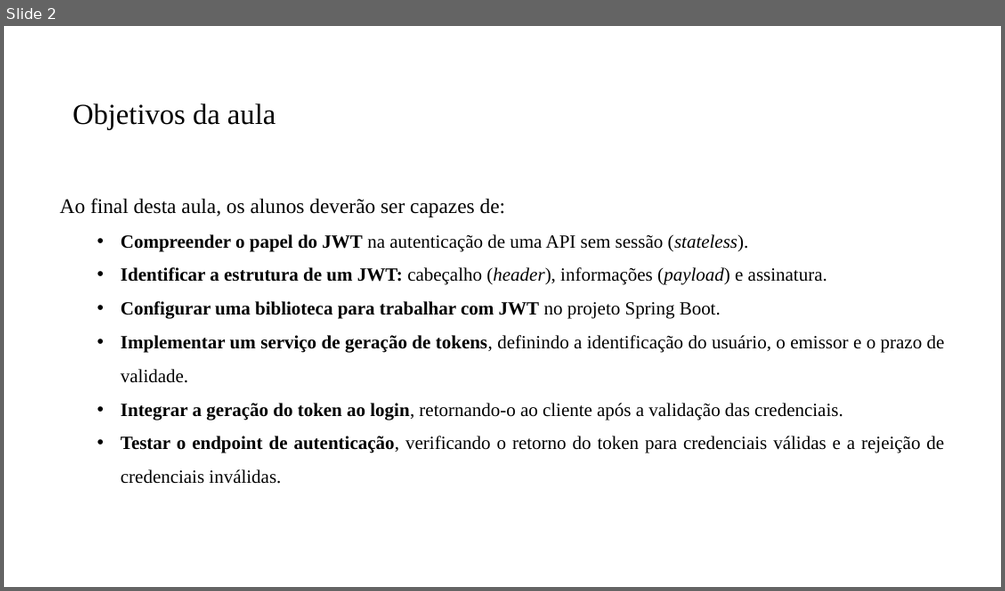
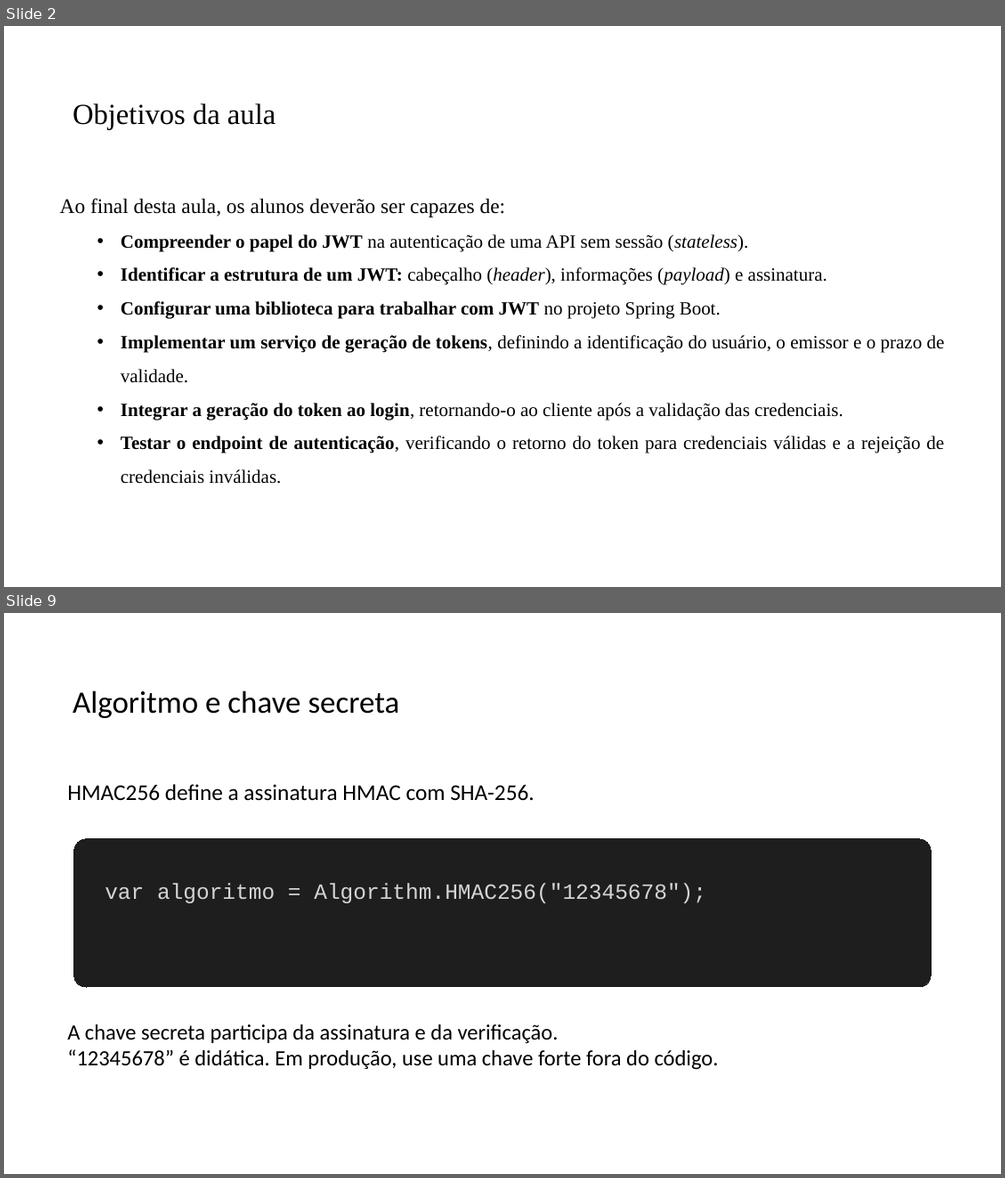
Before and after one commit to PedroMiho/UMC, a slide deck: engenharia-software/software-corporativo/boas-praticas/aula-07-JWT/spring-security.pptx. Shown one above the other, each under a label of ours: slide 2 before the commit, slides 2 and 9 after it; the slides between them are not shown. The pictures are 1005x591 and 1005x1178 pixels, drawn with LibreOffice and Linux fonts; fonts in the diff are those of the drawing; background and template pictures are left out. Boxes give left, top, right and bottom in pixels: in the first picture for what was removed or moved away, otherwise in the second. Text is boxed around its words. In the diff, an @@ line names an element or a change of style, - is before the commit and + after.

```diff
--- a/engenharia-software/software-corporativo/boas-praticas/aula-07-JWT/spring-security.pptx
+++ b/engenharia-software/software-corporativo/boas-praticas/aula-07-JWT/spring-security.pptx
@@ slide 9 added at <box>4,613,1001,1174</box>, background #FFFFFF @@
@@ title added at <box>73,690,400,718</box>, 30 pt, text #000000 @@
+Algoritmo e chave secreta
@@ text added at <box>67,784,534,801</box>, 21.8 pt, text #000000 @@
+HMAC256 define a assinatura HMAC com SHA-256.
@@ rounded rectangle added at <box>74,839,931,987</box>, fill #1E1E1E, outline #1E1E1E 0.75 pt @@
@@ text added at <box>105,883,706,903</box>, 21 pt, text #D4D4D4 @@
+var algoritmo = Algorithm.HMAC256("12345678");
@@ text added at <box>67,1024,719,1070</box>, 21 pt, text #000000 @@
+A chave secreta participa da assinatura e da verificação.
+“12345678” é didática. Em produção, use uma chave forte fora do código.
```
Also in this commit, not shown: 1 slide changed, 12 other slides added.
